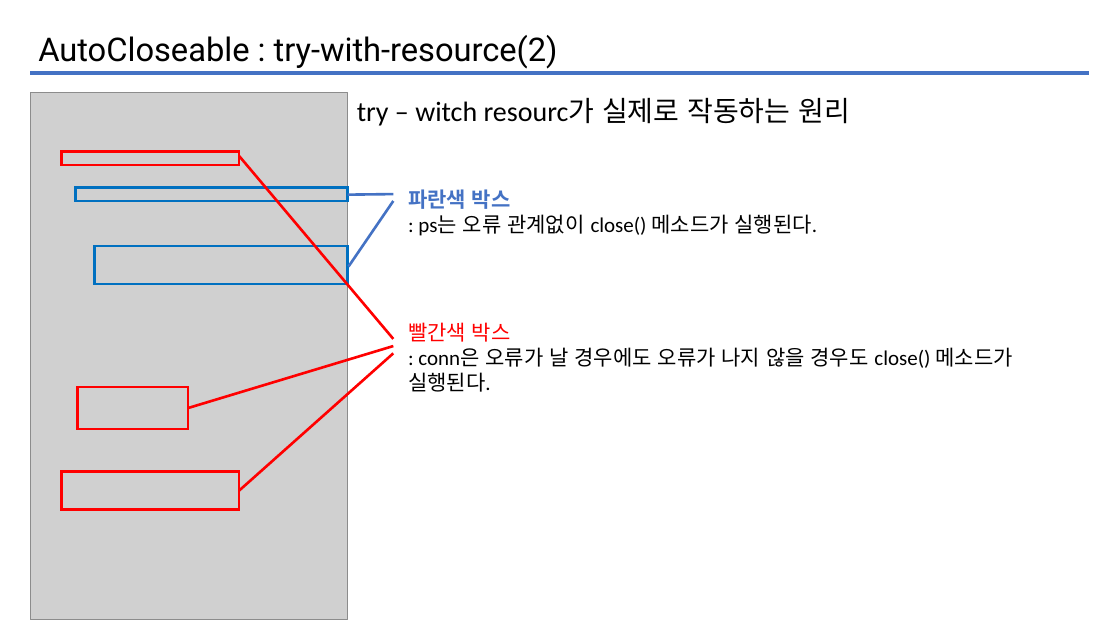
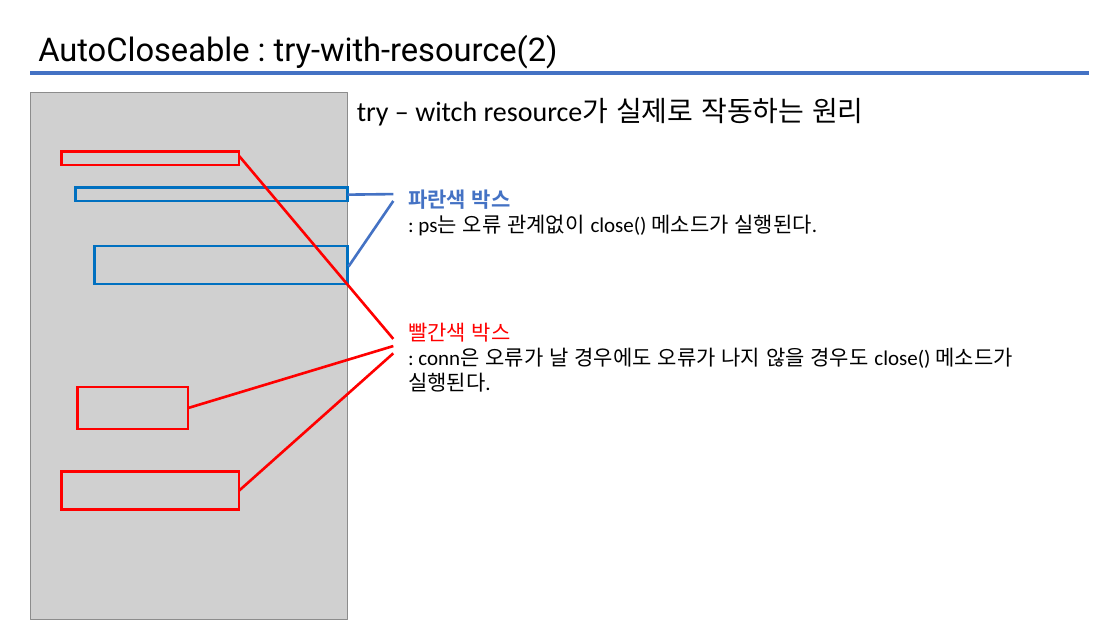
Before and after one commit to iuj09/InterestBook, a slide deck: slide 25 of KOSTAmini1/dogi.pptx (slide 16 before the commit). Drawn at 1120x630 pixels with LibreOffice and Linux fonts; fonts in the diff are those of the drawing; grey boxes stand for pictures. Boxes give left, top, right and bottom in pixels: in the first picture for what was removed or moved away, otherwise in the second. Text is boxed around its words. In the diff, an @@ line names an element or a change of style, - is before the commit and + after.

```diff
--- a/KOSTAmini1/dogi.pptx
+++ b/KOSTAmini1/dogi.pptx
@@ text at (357,97,864,126): text changed @@
-try – witch resourc가 실제로 작동하는 원리
+try – witch resource가 실제로 작동하는 원리
```
Also in this commit, not shown: 3 other slides changed, 11 slides added, 2 slides removed, 4 other files.
